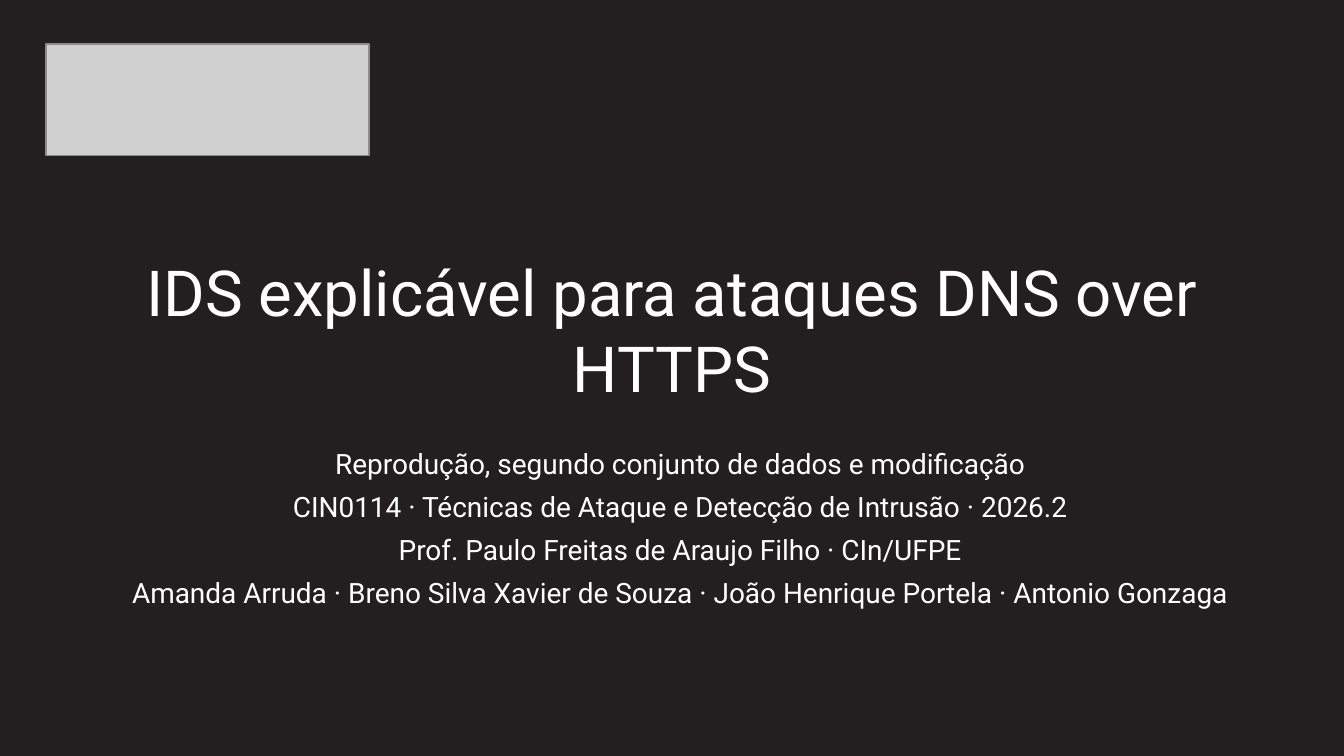
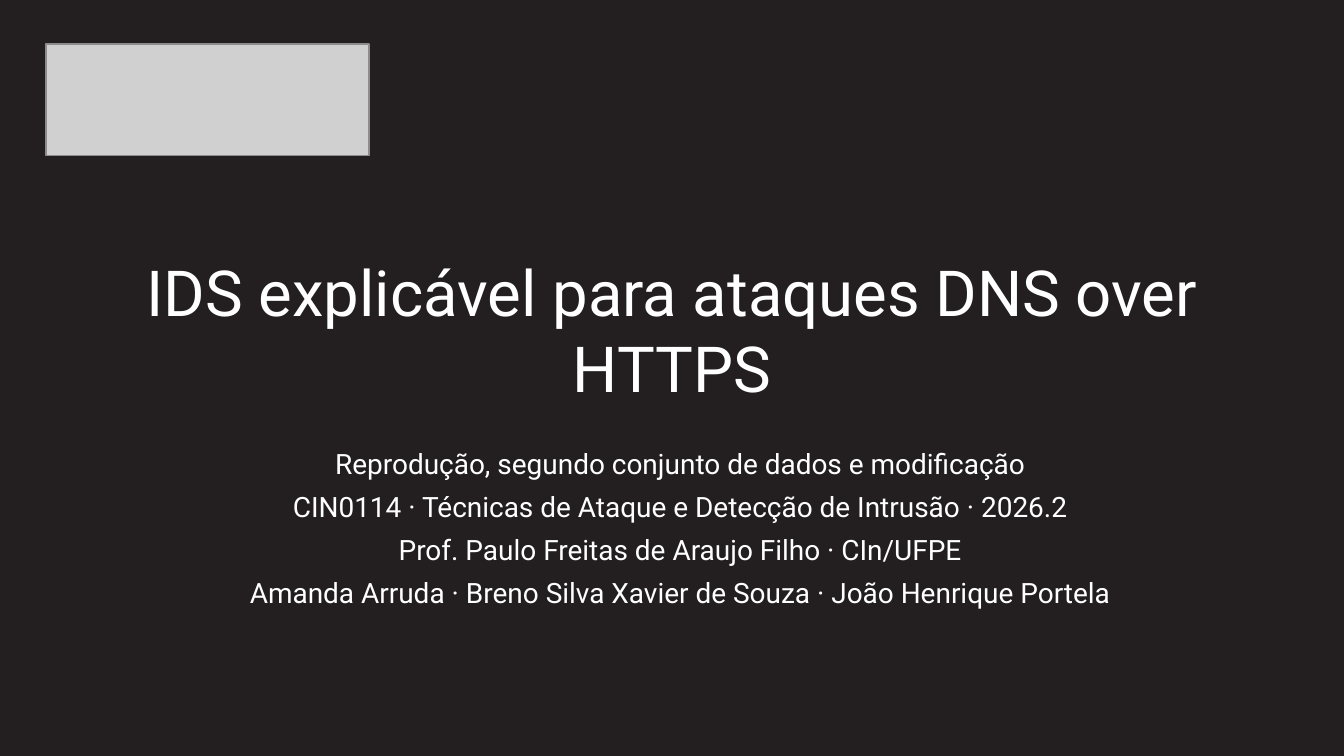
Before and after one commit to BrenoRev/Tecnicas_Ataque_Deteccao_Intrusao, a slide deck: slide 1 of entregaveis-apresentacao/apresentacao.pptx. Drawn at 1344x756 pixels with LibreOffice and Linux fonts; fonts in the diff are those of the drawing; grey boxes stand for pictures. Boxes give left, top, right and bottom in pixels: in the first picture for what was removed or moved away, otherwise in the second. Text is boxed around its words. In the diff, an @@ line names an element or a change of style, - is before the commit and + after.

Commit message:
docs: atualiza a equipe para três integrantes

```diff
--- a/entregaveis-apresentacao/apresentacao.pptx
+++ b/entregaveis-apresentacao/apresentacao.pptx
@@ subtitle at (x1=250, y1=582, x2=1110, y2=609): text changed @@
-Amanda Arruda · Breno Silva Xavier de Souza · João Henrique Portela · Antonio Gonzaga
+Amanda Arruda · Breno Silva Xavier de Souza · João Henrique Portela
```
Also in this commit, not shown: 28 other files.
